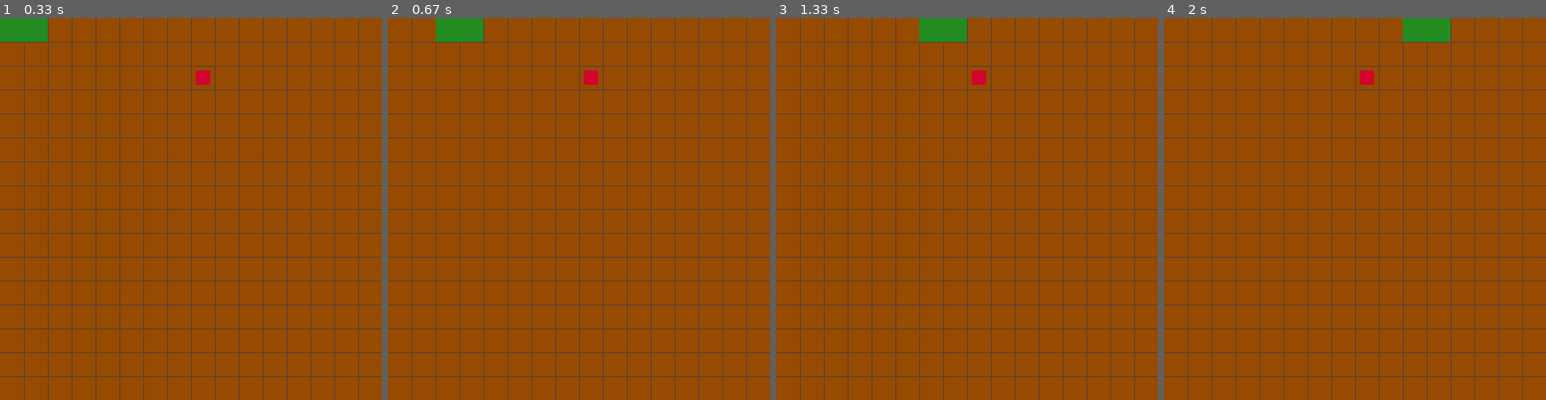
Above: before the commit, frames 1-4 (left to right).
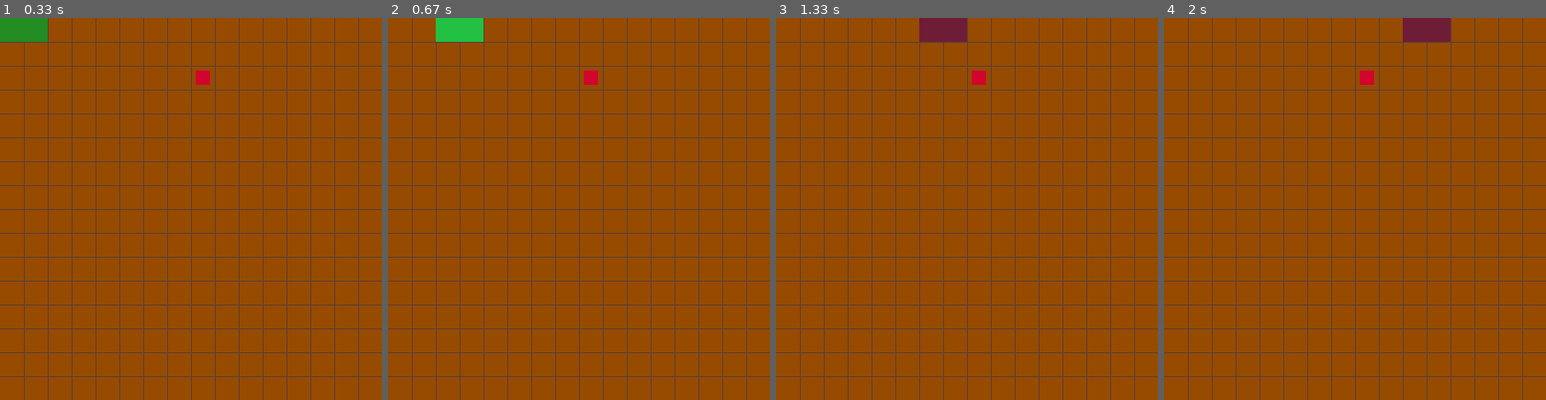
Above: after the commit, the same moments.

Repository: lk4017/Kaca_pygame
Game: pygame game, started from Snake_pygame.py
Two runs of this game, one before a commit and one after it. Both use one fixed random seed, a clock stepped at 60 frames per second and the inputs below.
Inputs:
- Up to frame 1 (0.33 s): no input
- Up to frame 2 (0.67 s): tap Space at 0.33 s
- Up to frame 3 (1.33 s): tap Space at 0.67 s
- Up to frame 4 (2 s): no input

Frame 1 is identical in both runs. In frame 2, 0.8% of the frame differs, in the area x 12-25%, y 0-7%; in frame 3, 0.8%; in frame 4, 0.8%.

Commit message:
Spreminjanje barve

Diff:
--- a/Snake_pygame.py
+++ b/Snake_pygame.py
@@ -28,6 +28,7 @@
 
 #Spremenljivke
 block_size = 25
+barva_kace = (34, 139, 34)
 clock = pygame.time.Clock()
 FPS = 30
 odziv = 150
@@ -81,11 +82,13 @@
         else:
             self.grow = False
 
-kaca = Kaca(0, 0, barve[5])
+    def sprememba_barve(self):
+        self.color = (random.randint(0, 255), random.randint(0, 255), random.randint(0, 255))
+
+kaca = Kaca(0, 0, barva_kace)
 
 #Glavna zanka
 while not exit:
-
     canvas.fill(barve[3])
     draw_grid(block_size)
     jabolko = pygame.Rect(jabolko_pos[0] * block_size + odmik, jabolko_pos[1] * block_size + odmik, velikost_jabolka, velikost_jabolka)
@@ -131,6 +134,11 @@
                 kaca.dx = 0
                 kaca.dy = kaca.hitrost
 
+            elif event.key == pygame.K_SPACE:
+                kaca.sprememba_barve()
+
+
+
     pygame.display.update()
 
 pygame.quit()
